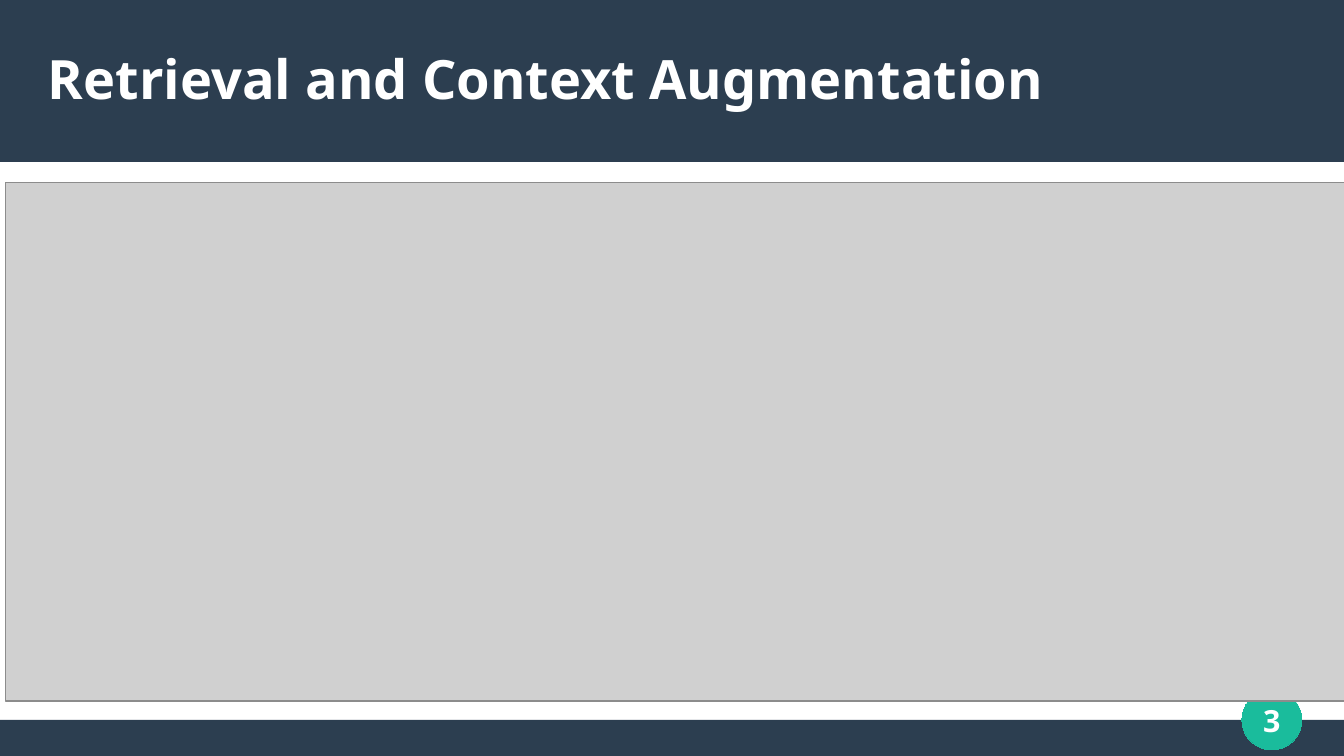
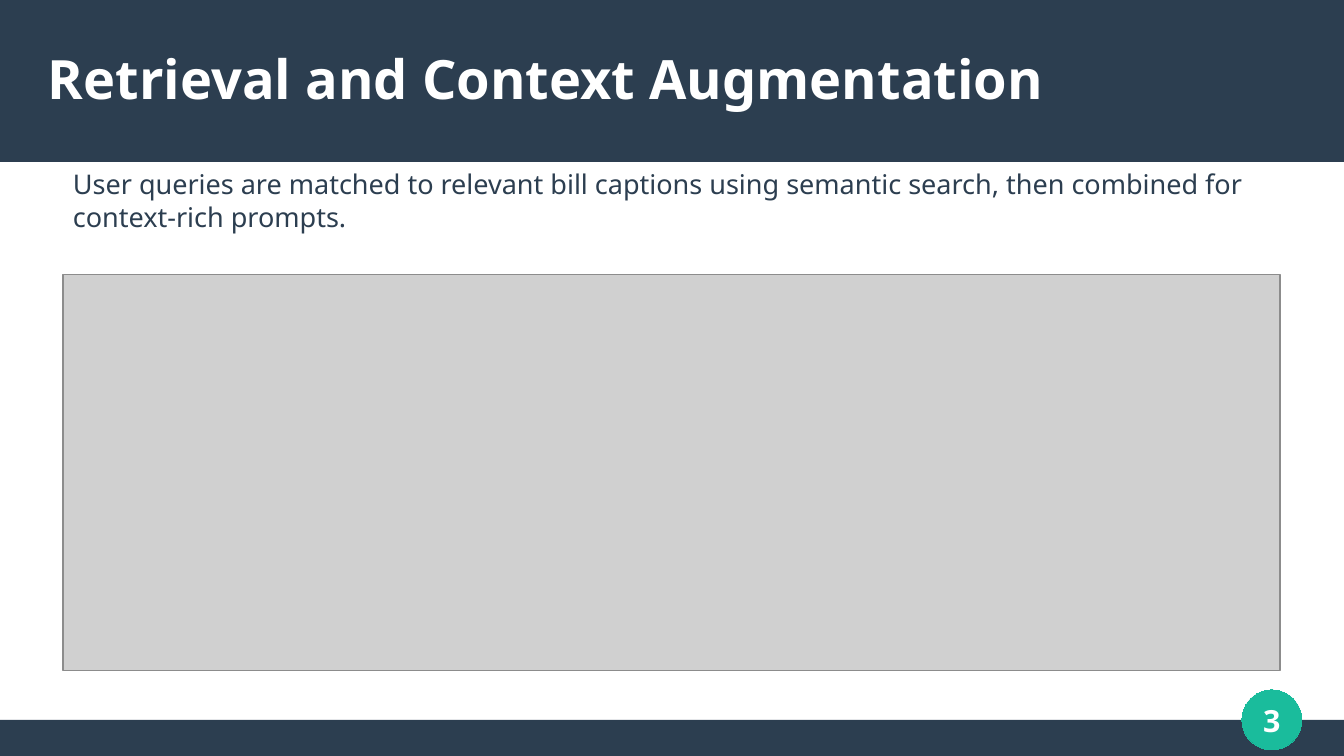
Before and after one commit to raalrwai/Multi-Agent-RAG-Utility-App, a slide deck: slide 3 of RAG_Slides.odp. Drawn at 1344x756 pixels with LibreOffice and Linux fonts; fonts in the diff are those of the drawing; grey boxes stand for pictures. Boxes give left, top, right and bottom in pixels: in the first picture for what was removed or moved away, otherwise in the second. Text is boxed around its words. In the diff, an @@ line names an element or a change of style, - is before the commit and + after.

```diff
--- a/RAG_Slides.odp
+++ b/RAG_Slides.odp
@@ text added at bbox=[73, 173, 1242, 234], 16 pt, text #2C3E50 @@
+User queries are matched to relevant bill captions using semantic search, then combined for context-rich prompts.
@@ picture: place and size @@
-picture at bbox=[6, 183, 1344, 701]
+picture at bbox=[63, 274, 1281, 671]
```
Also in this commit, not shown: 2 other slides changed, 1 slide added.
